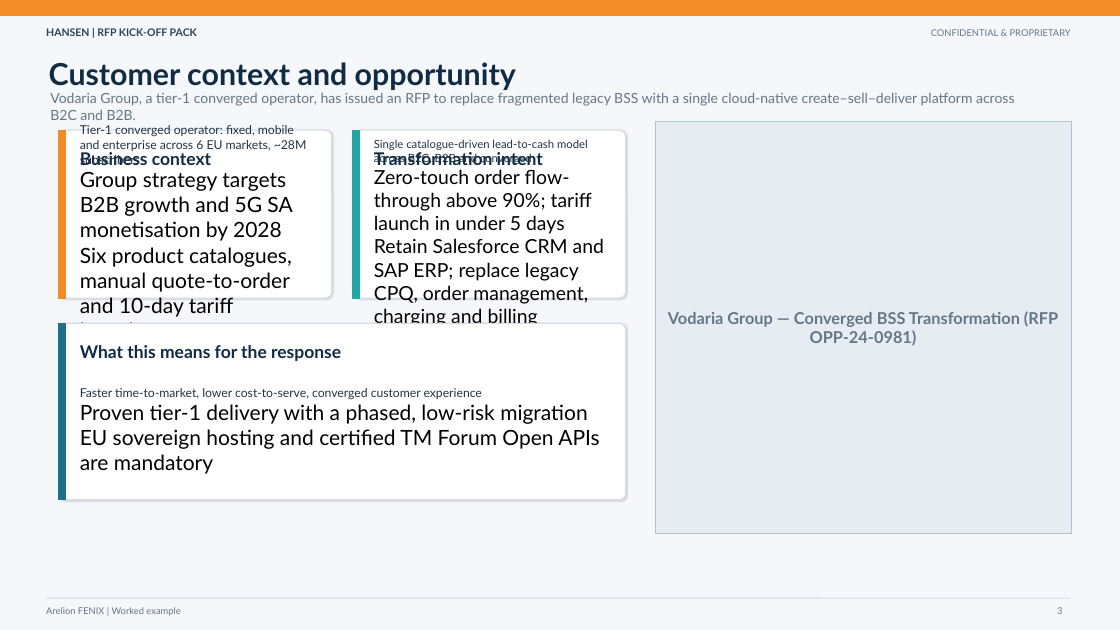
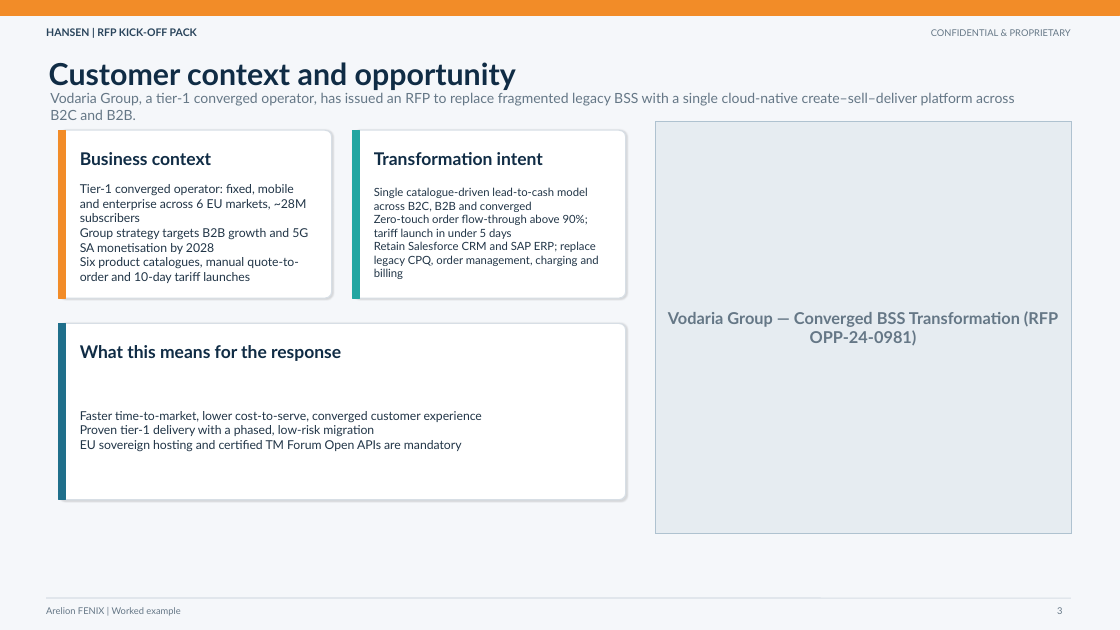
Before and after one commit to sbirchall01-creator/telco-rfp-command-center, a slide deck: slide 3 of public/downloads/Vodaria_RFx_Kickoff_Pack.pptx. Drawn at 1120x630 pixels with LibreOffice and Linux fonts; fonts in the diff are those of the drawing. Boxes give left, top, right and bottom in pixels: in the first picture for what was removed or moved away, otherwise in the second. Text is boxed around its words. In the diff, an @@ line names an element or a change of style, - is before the commit and + after.

```diff
--- a/public/downloads/Vodaria_RFx_Kickoff_Pack.pptx
+++ b/public/downloads/Vodaria_RFx_Kickoff_Pack.pptx
@@ text "Tier-1 converged operator: fixed, mobile ..." at bbox=[80, 184, 308, 283]: size 18 to 10.5 pt, text colour #000000 to #213547 in "Group strategy targets B2B growth and 5G ..." @@
@@ text "Single catalogue-driven lead-to-cash model across ..." at bbox=[374, 187, 599, 279]: size 16.6 to 9.7 pt, text colour #000000 to #213547 in "Zero-touch order flow-through above 90%; tariff launch ..." @@
@@ text "Faster time-to-market, lower cost-to-serve, converged ..." at bbox=[80, 411, 482, 452]: size 18 to 10.5 pt, text colour #000000 to #213547 in "Proven tier-1 delivery with a phased, low-risk ..." @@
```
Also in this commit, not shown: 3 other slides changed, 1 other file.
